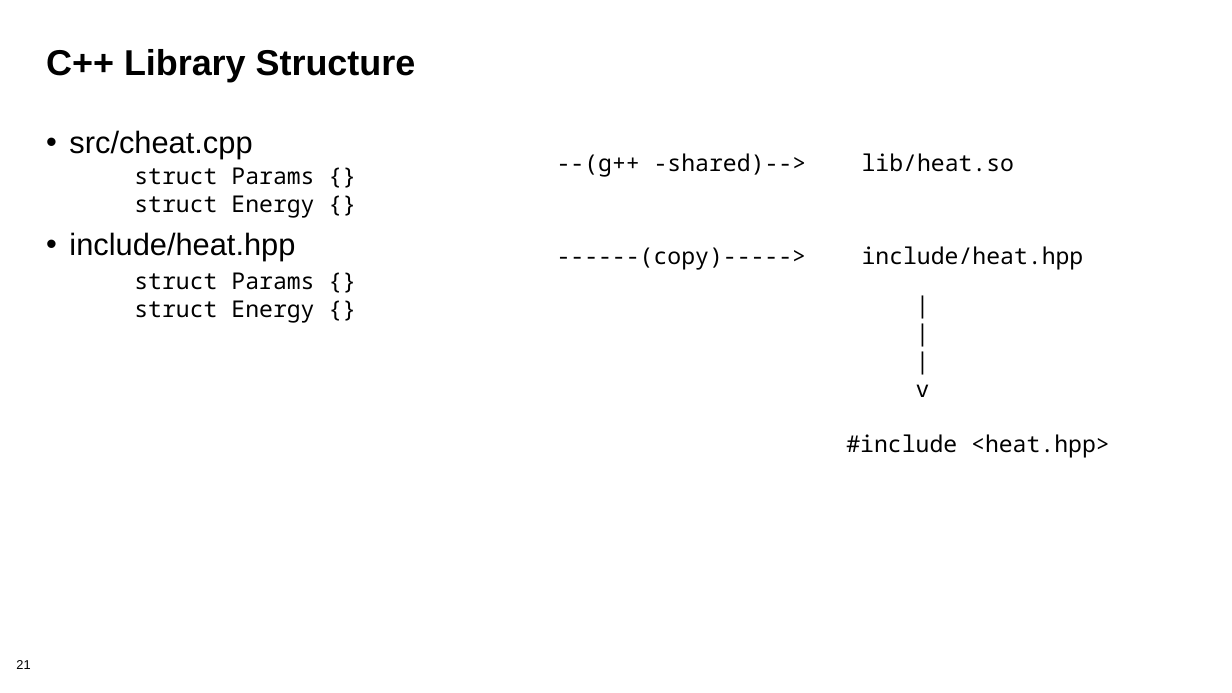
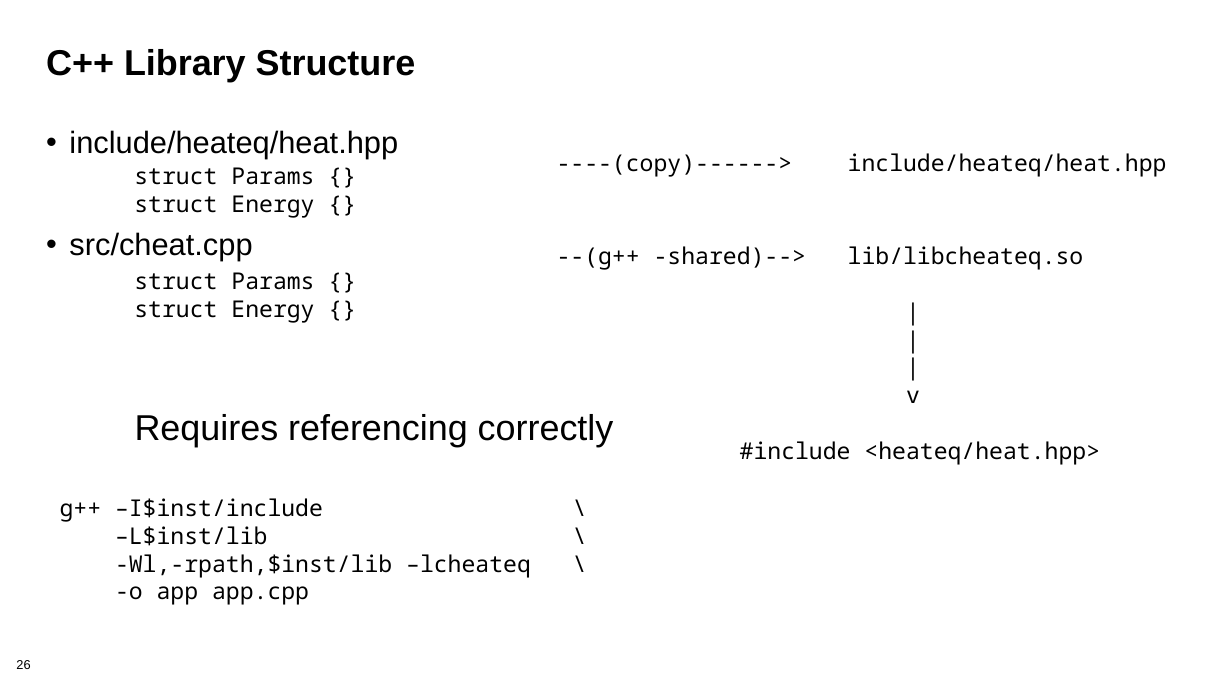
Before and after one commit to bssw-tutorial/presentations, a slide deck: slide 26 of packaging.pptx (slide 21 before the commit). Drawn at 1232x693 pixels with LibreOffice and Linux fonts; fonts in the diff are those of the drawing; background and template pictures are left out. Boxes give left, top, right and bottom in pixels: in the first picture for what was removed or moved away, otherwise in the second. Text is boxed around its words. In the diff, an @@ line names an element or a change of style, - is before the commit and + after.

```diff
--- a/packaging.pptx
+++ b/packaging.pptx
@@ text at <box>69,130,398,158</box>: paragraph added @@
+• include/heateq/heat.hpp
@@ text at <box>557,153,1167,177</box>: text changed @@
---(g++ -shared)--> lib/heat.so
+----(copy)------> include/heateq/heat.hpp
@@ text at <box>69,232,295,261</box>: paragraph removed @@
-• include/heat.hpp
@@ text at <box>557,246,1084,269</box>: text changed @@
-------(copy)-----> include/heat.hpp
+--(g++ -shared)--> lib/libcheateq.so
@@ text "|": place and size @@
-text "|" at <box>846,384,1110,458</box>
+text "|" at <box>740,390,1100,464</box>
@@ text added at <box>135,414,614,447</box>, 28 pt, text #000000 @@
+Requires referencing correctly
@@ text at <box>740,441,1100,464</box>: text changed @@
-#include <heat.hpp>
+#include <heateq/heat.hpp>
@@ text added at <box>60,498,531,605</box>, 18 pt, text #000000 @@
+g++ –I$inst/include \
+–L$inst/lib \
+-Wl,-rpath,$inst/lib –lcheateq \
+-o app app.cpp
@@ page number at <box>16,660,30,669</box>: text changed @@
-21
+26
```
Also in this commit, not shown: 17 other slides changed, 2 slides added, 1 other file.
